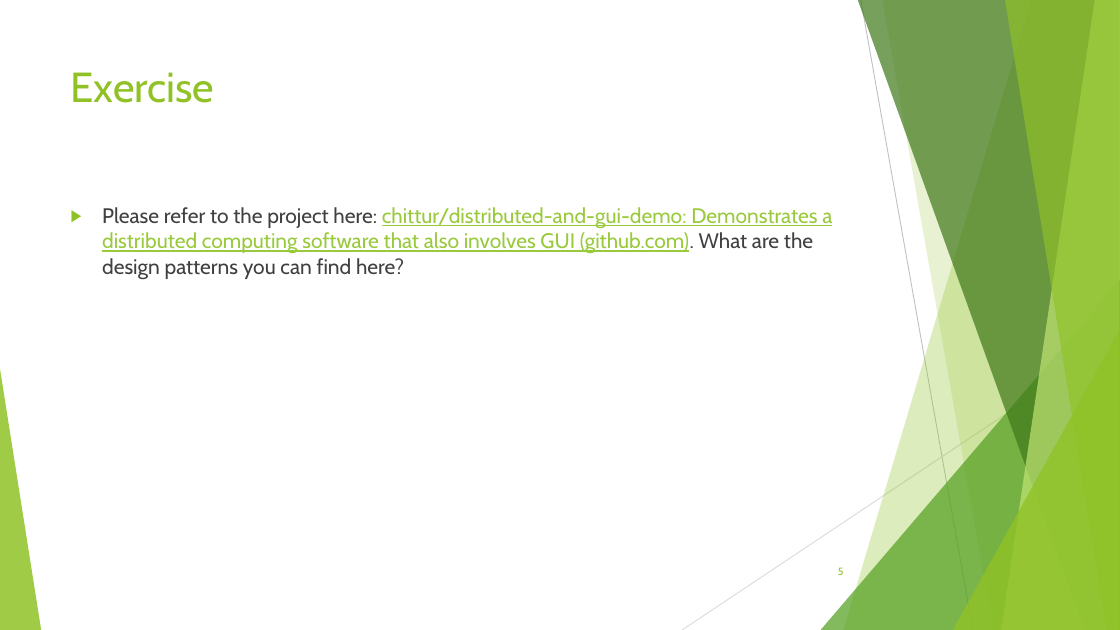
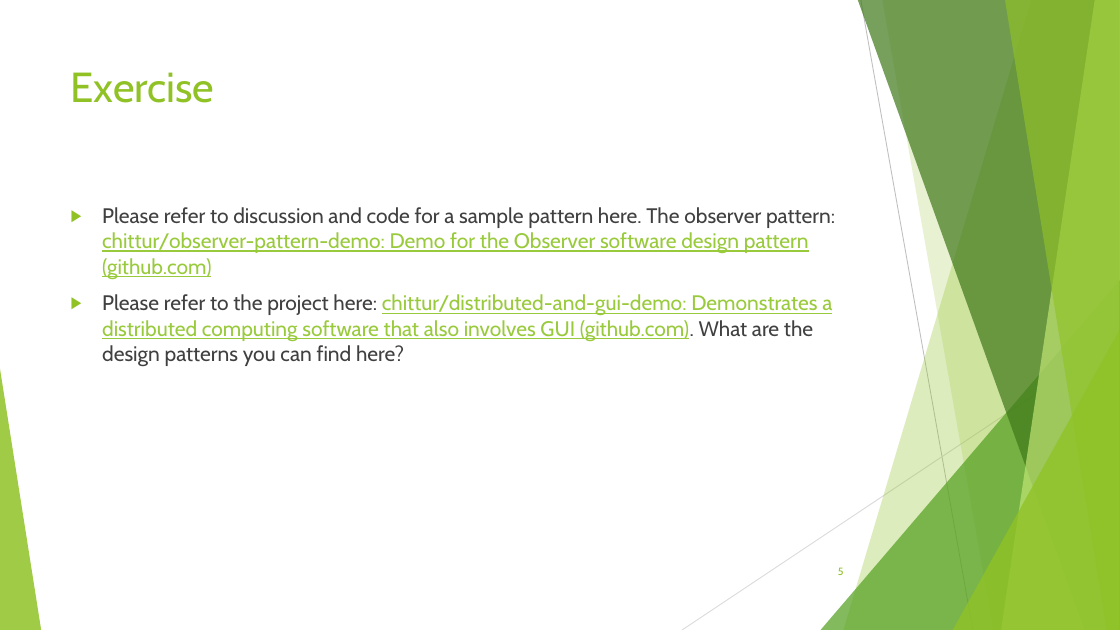
Before and after one commit to chittur/software-engineering-presentations, a slide deck: slide 5 of 50 - Design Patterns.pptx. Drawn at 1120x630 pixels with LibreOffice and Linux fonts; fonts in the diff are those of the drawing. Boxes give left, top, right and bottom in pixels: in the first picture for what was removed or moved away, otherwise in the second. Text is boxed around its words. In the diff, an @@ line names an element or a change of style, - is before the commit and + after.

Commit message:
Minor update

```diff
--- a/50 - Design Patterns.pptx
+++ b/50 - Design Patterns.pptx
@@ text at (x1=102, y1=207, x2=835, y2=280): paragraph added @@
+▶ Please refer to discussion and code for a sample pattern here. The observer pattern: chittur/observer-pattern-demo: Demo for the Observer software design pattern (github.com)
```
